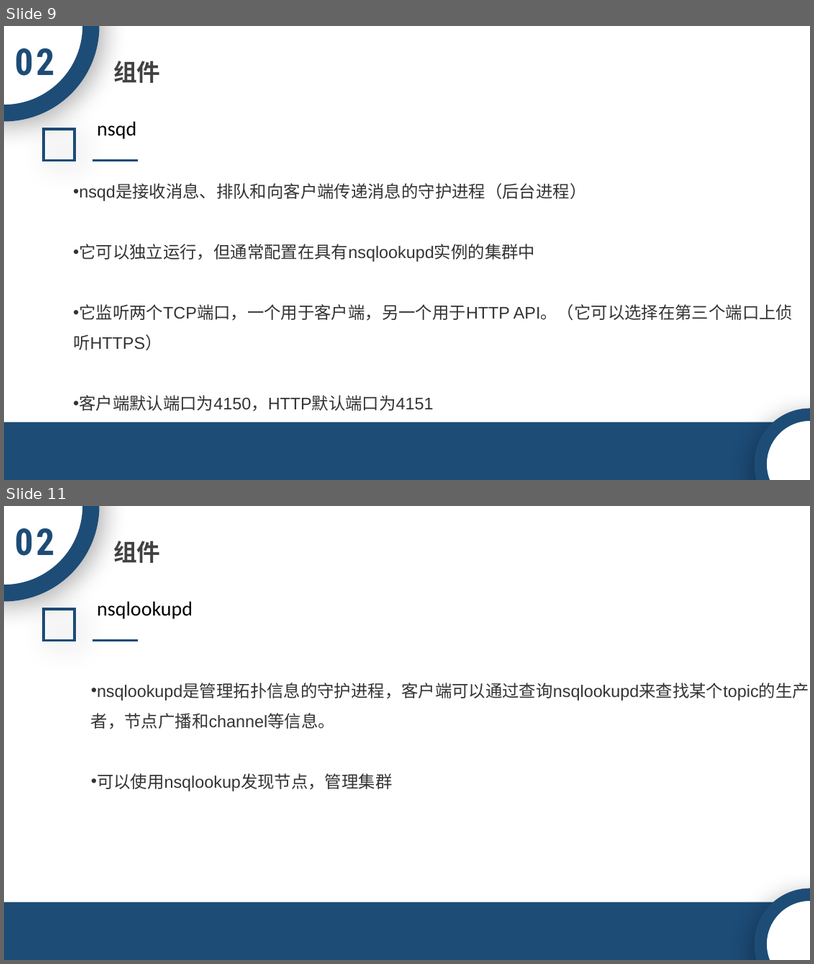
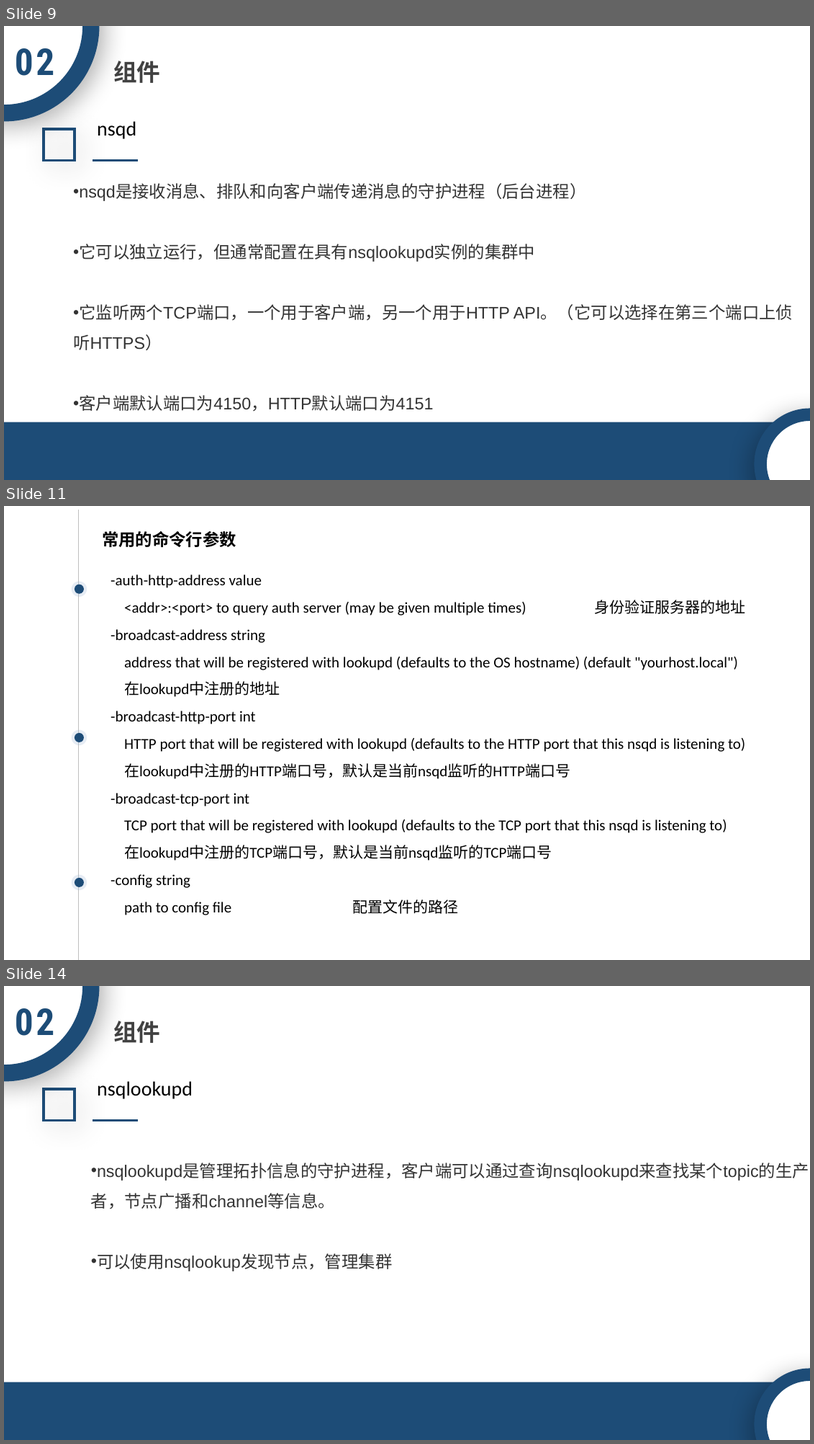
Before and after one commit to ACTSysGroup/Dev-Club, a slide deck: back-end/中间件/NSQ.pptx. Shown one above the other, each under a label of ours: slides 9 and 11 before the commit, slides 9, 11 and 14 after it; the slides between them are not shown. The pictures are 814x964 and 814x1444 pixels, drawn with LibreOffice and Linux fonts; fonts in the diff are those of the drawing; background and template pictures are left out. Boxes give left, top, right and bottom in pixels: in the first picture for what was removed or moved away, otherwise in the second. Text is boxed around its words. In the diff, an @@ line names an element or a change of style, - is before the commit and + after.

```diff
--- a/back-end/中间件/NSQ.pptx
+++ b/back-end/中间件/NSQ.pptx
@@ slide 11 added at (4, 506, 810, 960), background picture (left out) @@
@@ line added from (78, 510) to (78, 960), #BFBFBF 0.5 pt @@
@@ text added at (102, 531, 237, 547), 20 pt, text #000000, bold @@
+常用的命令行参数
@@ ellipse added at (72, 581, 88, 597), fill #9FB8D6 at 26% opacity @@
@@ ellipse added at (75, 584, 85, 594), fill #1D4C77 @@
@@ text added at (111, 574, 746, 915), 18 pt, text #000000 @@
+-auth-http-address value
+<addr>:<port> to query auth server (may be given multiple times) 身份验证服务器的地址
+-broadcast-address string
+address that will be registered with lookupd (defaults to the OS hostname) (default "yourhost.local")
+在lookupd中注册的地址
+-broadcast-http-port int
+HTTP port that will be registered with lookupd (defaults to the HTTP port that this nsqd is listening to)
+在lookupd中注册的HTTP端口号，默认是当前nsqd监听的HTTP端口号
+-broadcast-tcp-port int
+TCP port that will be registered with lookupd (defaults to the TCP port that this nsqd is listening to)
+在lookupd中注册的TCP端口号，默认是当前nsqd监听的TCP端口号
+-config string
+path to config file 配置文件的路径
@@ ellipse added at (72, 730, 88, 746), fill #9FB8D6 at 26% opacity @@
@@ ellipse added at (75, 733, 85, 743), fill #1D4C77 @@
@@ ellipse added at (72, 875, 88, 890), fill #9FB8D6 at 26% opacity @@
@@ ellipse added at (75, 878, 85, 887), fill #1D4C77 @@
@@ what was slide 11 is now slide 14 @@
```
Also in this commit, not shown: 3 other slides added, 1 slide removed.
